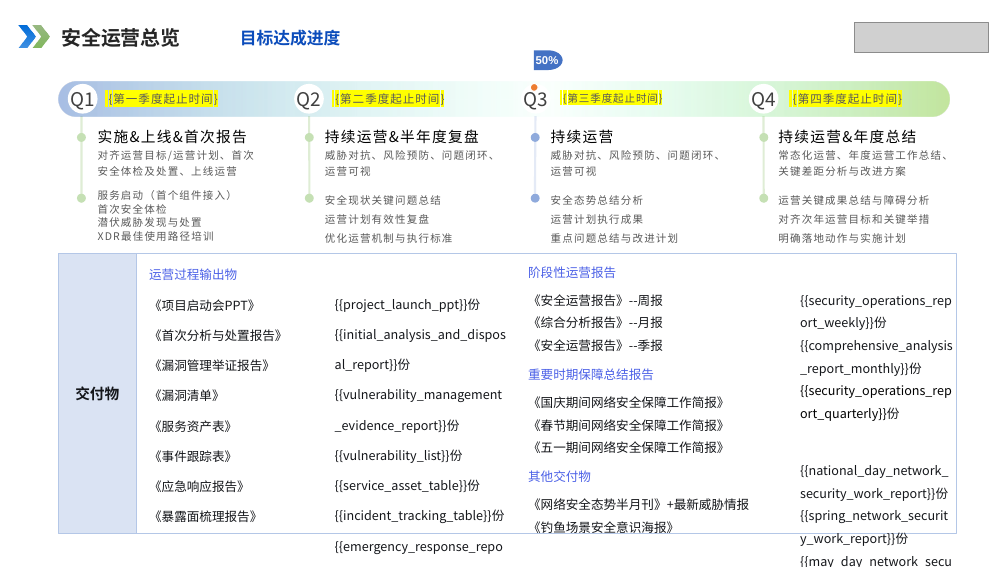
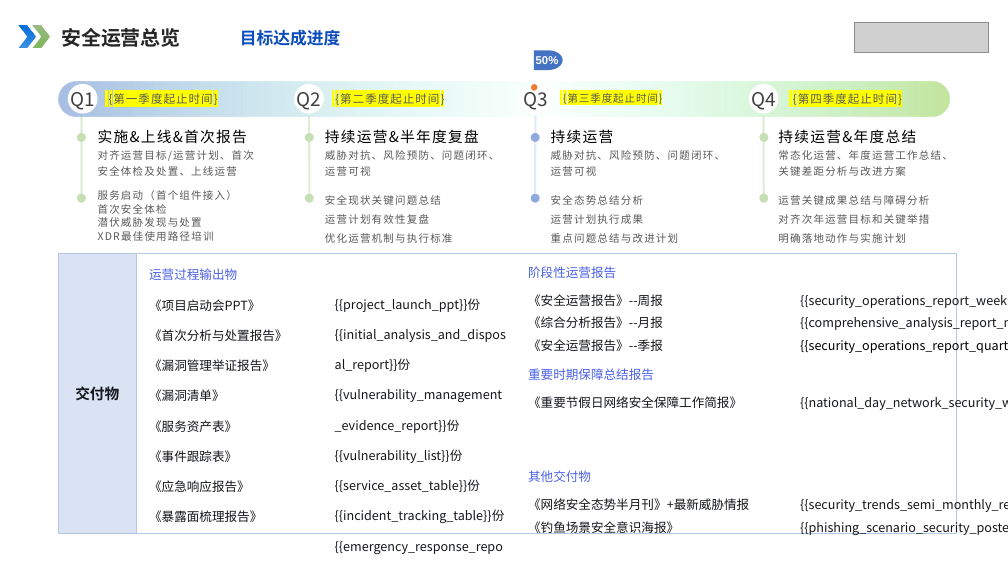
Before and after one commit to Xupai2022/report-generation, a slide deck: slide 7 of mss_ai_ppt_sample_assets/backend/data/templates/经典模板.pptx. Drawn at 1008x567 pixels with LibreOffice and Linux fonts; fonts in the diff are those of the drawing; grey boxes stand for pictures. Boxes give left, top, right and bottom in pixels: in the first picture for what was removed or moved away, otherwise in the second. Text is boxed around its words. In the diff, an @@ line names an element or a change of style, - is before the commit and + after.

```diff
--- a/mss_ai_ppt_sample_assets/backend/data/templates/经典模板.pptx
+++ b/mss_ai_ppt_sample_assets/backend/data/templates/经典模板.pptx
@@ text at (528, 396, 742, 408): text changed @@
-《国庆期间网络安全保障工作简报》
-《春节期间网络安全保障工作简报》
-《五一期间网络安全保障工作简报》
+《重要节假日网络安全保障工作简报》
@@ text at (800, 510, 952, 567): paragraphs removed @@
-{{spring_network_security_work_report}}份
-{{may_day_network_security_work_report}}份
```
Also in this commit, not shown: 1 other slide changed, 56 other files.
